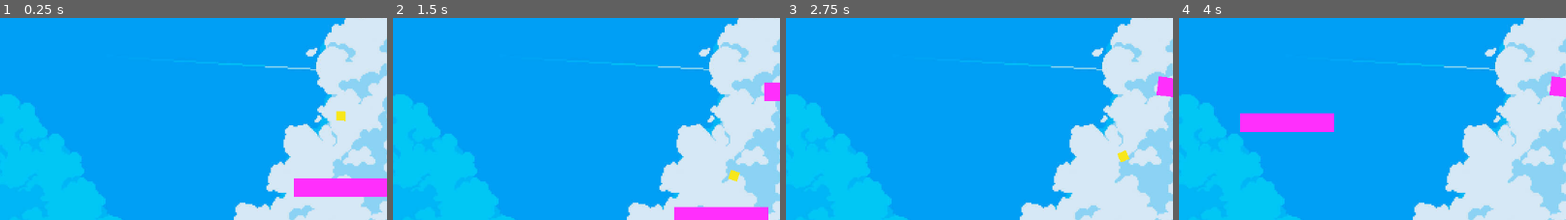
Above: before the commit, frames 1-4 (left to right).
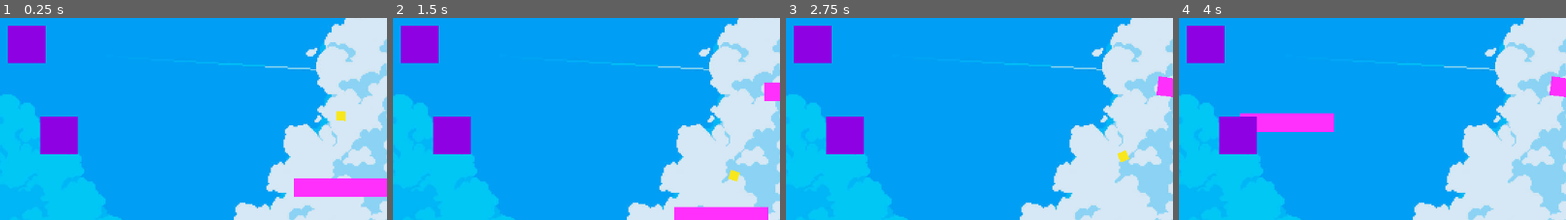
Above: after the commit, the same moments.

Repository: nimilgp/brackey-2025-aug
Game: Godot game, scene res://scenes/game.tscn
Two runs of this game, one before a commit and one after it. Both use one fixed random seed, a clock stepped at 60 frames per second and the inputs below.
Inputs (mouse positions are % of the whole screen's width and height, from its top left):
- Up to frame 1 (0.25 s): no input
- Up to frame 2 (1.5 s): tap Enter at 0.5 s; drag from (50, 63) to (60, 23) at 0.52 s; tap Space at 1.25 s; drag from (50, 46) to (45, 68) at 1.27 s
- Up to frame 3 (2.75 s): tap Enter at 2 s; move the mouse to (60, 23) at 2.02 s; hold D from 2.03 s (still down); click (60, 23) at 2.17 s
- Up to frame 4 (4 s): release D at 2.75 s; drag from (45, 68) to (20, 30) at 2.77 s; tap Space at 3.5 s; move the mouse to (80, 62) at 3.52 s; hold A from 3.53 s (still down); click (80, 62) at 3.67 s
The pictures show only the part of the screen within x 6-56%, y 4-54%; the shares and areas given below are measured in that part.

The runs differ from the first frame. In frame 1, 3.7% of the frame differs, in the area x 2-21%, y 3-68%; in frame 2, 3.7%; in frame 3, 3.7%; in frame 4, 3.7%.

Commit message:
cookie processing functioning
- uses inheritance from base script proc_element

Diff:
--- a/project.godot
+++ b/project.godot
@@ -14,3 +14,7 @@
 run/main_scene="uid://dn1vfikduxn02"
 config/features=PackedStringArray("4.4", "Forward Plus")
 config/icon="res://icon.svg"
+
+[global_group]
+
+food=""
--- a/scenes/ball.tscn
+++ b/scenes/ball.tscn
@@ -7,9 +7,9 @@
 
 [sub_resource type="RectangleShape2D" id="RectangleShape2D_n1dj2"]
 
-[node name="ball" type="RigidBody2D"]
-collision_layer = 2
-collision_mask = 2
+[node name="ball" type="RigidBody2D" groups=["food"]]
+collision_layer = 3
+collision_mask = 3
 physics_material_override = SubResource("PhysicsMaterial_n1dj2")
 contact_monitor = true
 max_contacts_reported = 2
--- a/scenes/game.tscn
+++ b/scenes/game.tscn
@@ -1,8 +1,11 @@
-[gd_scene load_steps=4 format=3 uid="uid://dn1vfikduxn02"]
+[gd_scene load_steps=7 format=3 uid="uid://dn1vfikduxn02"]
 
 [ext_resource type="Texture2D" uid="uid://bktdj5tqa32km" path="res://assets/sky.png" id="1_uwrxv"]
 [ext_resource type="PackedScene" uid="uid://jeumh6b87v4h" path="res://scenes/paddle.tscn" id="2_lnu2h"]
 [ext_resource type="PackedScene" uid="uid://ba6rnpb5ohnyc" path="res://scenes/ball.tscn" id="3_lbhrr"]
+[ext_resource type="PackedScene" uid="uid://tj1r5ulpjfps" path="res://scenes/proc_element.tscn" id="4_lbhrr"]
+[ext_resource type="Script" uid="uid://cxep5dpwskd31" path="res://scripts/oven.gd" id="5_iywne"]
+[ext_resource type="Script" uid="uid://bumyeq4u03gvo" path="res://scripts/cool_oven.gd" id="6_p57ef"]
 
 [node name="Game" type="Node2D"]
 
@@ -12,10 +15,25 @@
 [node name="Sprite2D" type="Sprite2D" parent="."]
 texture = ExtResource("1_uwrxv")
 
-[node name="paddle1" parent="." instance=ExtResource("2_lnu2h")]
-position = Vector2(0, 140)
-
 [node name="ball" parent="." instance=ExtResource("3_lbhrr")]
 physics_material_override = null
 
-[node name="paddle2" parent="." instance=ExtResource("2_lnu2h")]
+[node name="paddles" type="Node" parent="."]
+
+[node name="paddle1" parent="paddles" instance=ExtResource("2_lnu2h")]
+position = Vector2(0, 140)
+
+[node name="paddle2" parent="paddles" instance=ExtResource("2_lnu2h")]
+
+[node name="machines" type="Node" parent="."]
+
+[node name="oven" parent="machines" instance=ExtResource("4_lbhrr")]
+position = Vector2(-667, -305)
+script = ExtResource("5_iywne")
+
+[node name="sprinkles" parent="machines" instance=ExtResource("4_lbhrr")]
+position = Vector2(-599, -112)
+script = ExtResource("6_p57ef")
+
+[connection signal="body_entered" from="machines/oven" to="machines/oven" method="_on_body_entered"]
+[connection signal="body_entered" from="machines/sprinkles" to="machines/sprinkles" method="_on_body_entered"]
--- /dev/null
+++ b/scenes/proc_element.tscn
@@ -0,0 +1,32 @@
+[gd_scene load_steps=3 format=3 uid="uid://tj1r5ulpjfps"]
+
+[ext_resource type="Script" uid="uid://dbs26hsq4t5qd" path="res://scripts/proc_element.gd" id="1_w40gb"]
+
+[sub_resource type="RectangleShape2D" id="RectangleShape2D_78pue"]
+
+[node name="procElement" type="Area2D" groups=["food", "procElem"]]
+scale = Vector2(2, 2)
+script = ExtResource("1_w40gb")
+
+[node name="ColorRect" type="ColorRect" parent="."]
+anchors_preset = 8
+anchor_left = 0.5
+anchor_top = 0.5
+anchor_right = 0.5
+anchor_bottom = 0.5
+offset_left = -20.0
+offset_top = -20.0
+offset_right = 20.0
+offset_bottom = 20.0
+grow_horizontal = 2
+grow_vertical = 2
+mouse_filter = 1
+color = Color(0.558363, 0.00330042, 0.888982, 1)
+
+[node name="CollisionShape2D" type="CollisionShape2D" parent="."]
+scale = Vector2(2, 2)
+shape = SubResource("RectangleShape2D_78pue")
+
+[node name="Timer" type="Timer" parent="."]
+wait_time = 2.0
+one_shot = true
--- a/scripts/ball.gd
+++ b/scripts/ball.gd
@@ -3,6 +3,7 @@
 const X_VELOCITY = 300
 const Y_VELOCITY = -700
 
+var COMPLETED_PROCS : Array
 
 # Called when the node enters the scene tree for the first time.
 func _ready() -> void:
@@ -31,3 +32,10 @@
 
 			# maintain height
 			linear_velocity.y = Y_VELOCITY
+
+
+func generic_processor(input : RigidBody2D):
+	# changes sprite animation
+
+	# input: cookie, dough, etc
+	print("nimil's gay function")
--- /dev/null
+++ b/scripts/cool_oven.gd
@@ -0,0 +1,18 @@
+extends "res://scripts/proc_element.gd"
+
+# Called when the node enters the scene tree for the first time.
+func _ready() -> void:
+	PROC_NAME = "sprinkles"
+	LAUNCH_VELOCITY = Vector2(10, 100)
+
+# Called every frame. 'delta' is the elapsed time since the previous frame.
+func _process(delta: float) -> void:
+	pass
+
+func _on_body_entered(body: Node2D) -> void:
+	print("henlo sprinkles")
+
+	# get cookie details in base class var
+	await process_cookie(body, PROC_NAME)
+
+	# add launch script
--- /dev/null
+++ b/scripts/oven.gd
@@ -0,0 +1,18 @@
+extends "res://scripts/proc_element.gd"
+
+# Called when the node enters the scene tree for the first time.
+func _ready() -> void:
+	PROC_NAME = "oven"
+	LAUNCH_VELOCITY = Vector2(10, 100)
+
+# Called every frame. 'delta' is the elapsed time since the previous frame.
+func _process(delta: float) -> void:
+	pass
+
+func _on_body_entered(body: Node2D) -> void:
+	print("henlo oven")
+
+	# get cookie details in base class var
+	await process_cookie(body, PROC_NAME)
+
+	# add launch script
--- /dev/null
+++ b/scripts/proc_element.gd
@@ -0,0 +1,37 @@
+extends Area2D
+
+# Child data
+var PROC_NAME : String
+var LAUNCH_VELOCITY : Vector2
+
+@onready var timer: Timer = $Timer
+
+# Called when the node enters the scene tree for the first time.
+func _ready() -> void:
+	pass # Replace with function body.
+
+
+# Called every frame. 'delta' is the elapsed time since the previous frame.
+func _process(delta: float) -> void:
+	pass
+
+func process_cookie(body: RigidBody2D, PROC_NAME : String):
+	# appends processing to cookie
+	# calls timer
+
+	var body_name = body.name
+
+	# only do this if body hasn't already been here
+	if not body.COMPLETED_PROCS.has(PROC_NAME) and body.is_in_group("food"):
+		body.COMPLETED_PROCS.append(PROC_NAME)
+
+		# bind timer to cookie_launch
+		timer.timeout.connect(Callable(self, "cookie_processor").bind(body))
+		timer.start()
+		body.queue_free()
+		await timer.timeout
+
+
+func cookie_processor(body: RigidBody2D):
+	# transform cookie and launch it in child script
+	body.generic_processor(body)
Not shown, added: scripts/cool_oven.gd.uid
Not shown, added: scripts/oven.gd.uid
Not shown, added: scripts/proc_element.gd.uid
